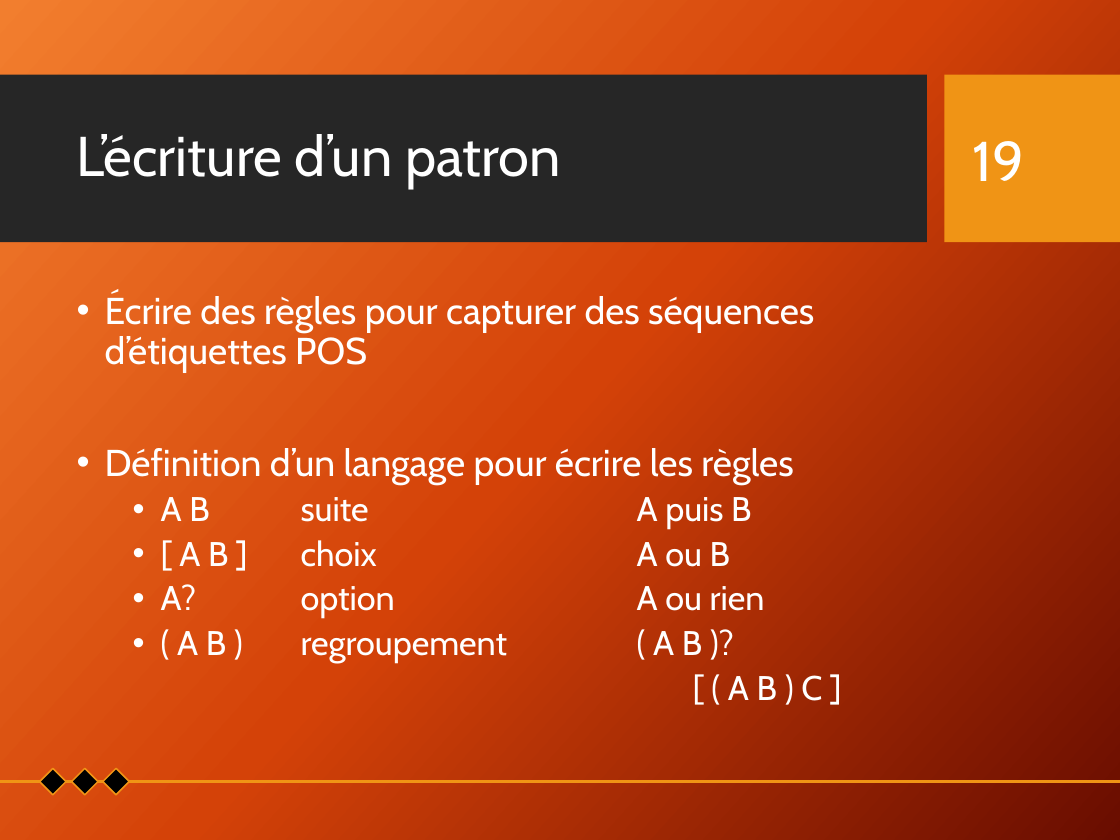
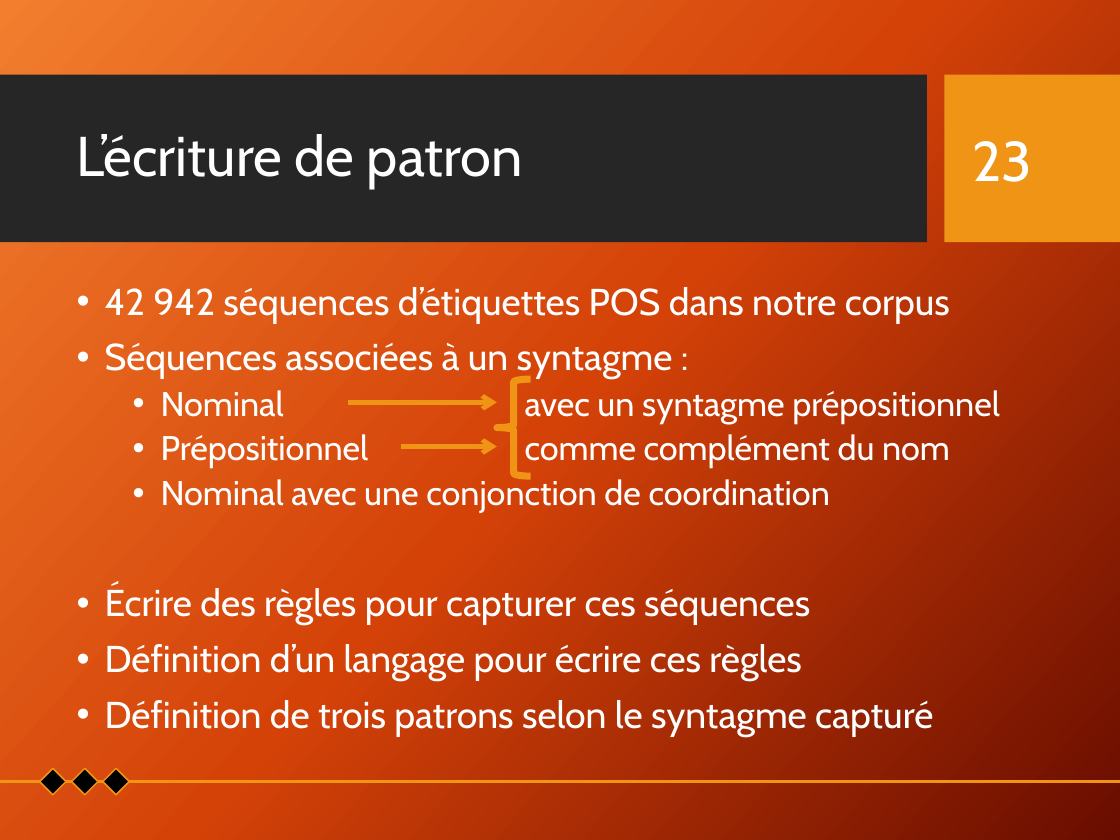
Before and after one commit to Xitog/tal, a slide deck: slide 23 of dossiers/Final - Présentation Projet de recherche.pptx (slide 19 before the commit). Drawn at 1120x840 pixels with LibreOffice and Linux fonts; fonts in the diff are those of the drawing; background and template pictures are left out. Boxes give left, top, right and bottom in pixels: in the first picture for what was removed or moved away, otherwise in the second. Text is boxed around its words. In the diff, an @@ line names an element or a change of style, - is before the commit and + after.

```diff
--- a/dossiers/Final - Présentation Projet de recherche.pptx
+++ b/dossiers/Final - Présentation Projet de recherche.pptx
@@ title at bbox=[76, 134, 523, 189]: text changed @@
-L’écriture d’un patron
+L’écriture de patron
@@ page number at bbox=[973, 141, 1033, 182]: text changed @@
-19
+23
@@ text at bbox=[105, 287, 1000, 736]: text changed @@
-• Écrire des règles pour capturer des séquences d’étiquettes POS
-• Définition d’un langage pour écrire les règles
-  • A B suite A puis B
-  • [ A B ] choix A ou B
-  • A? option A ou rien
-  • ( A B ) regroupement ( A B )?
-  [ ( A B ) C ]
+• 42 942 séquences d’étiquettes POS dans notre corpus
+• Séquences associées à un syntagme :
+  • Nominal avec un syntagme prépositionnel
+  • Prépositionnel comme complément du nom
+  • Nominal avec une conjonction de coordination
+• Écrire des règles pour capturer ces séquences
+• Définition d’un langage pour écrire ces règles
+• Définition de trois patrons selon le syntagme capturé
@@ left brace added at bbox=[497, 380, 531, 477], outline #F09415 4.5 pt @@
@@ arrow added from (348, 402) to (497, 402), #F09415 3 pt @@
@@ arrow added from (401, 447) to (497, 447), #F09415 3 pt @@
```
Also in this commit, not shown: 27 other slides changed, 11 slides added, 2 other files.
